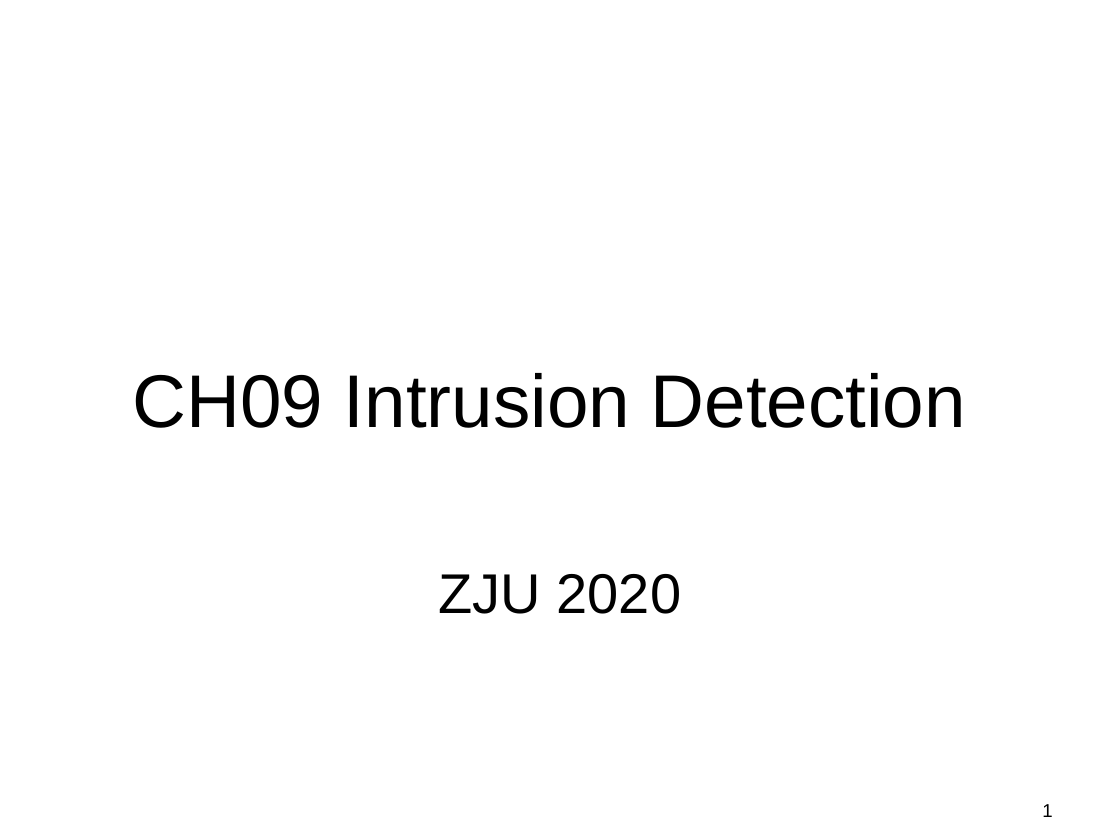
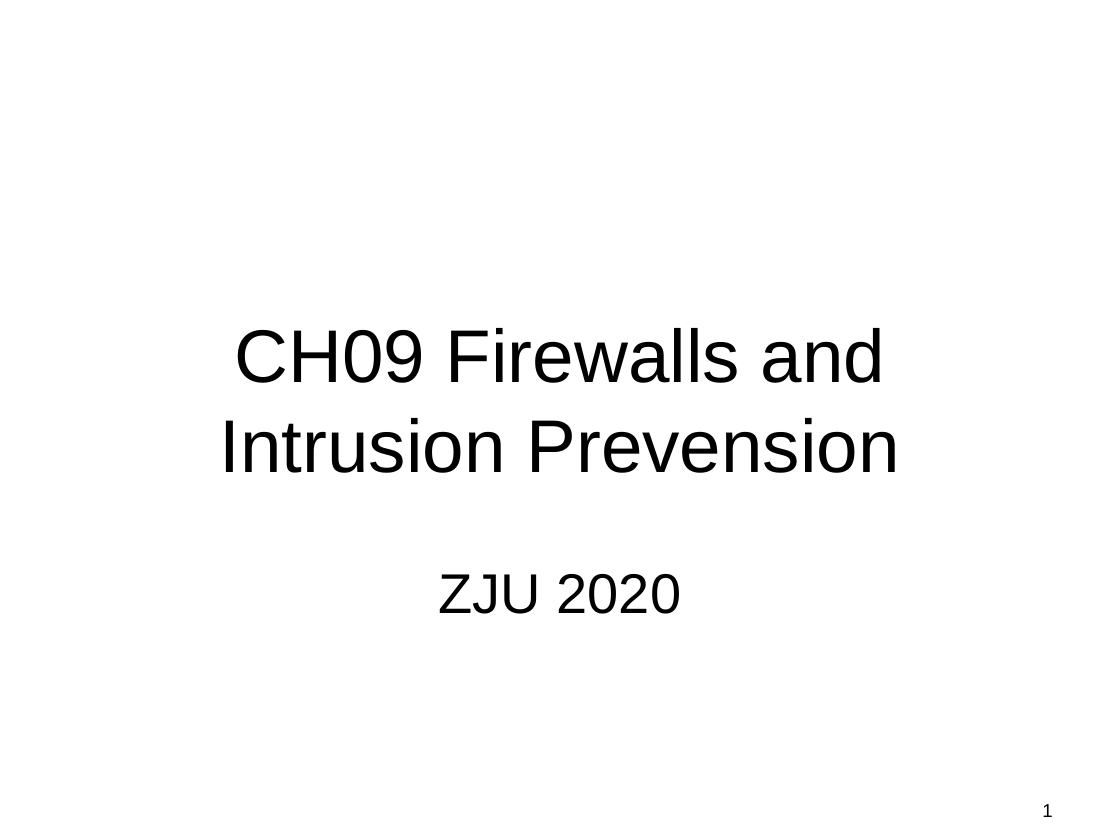
Before and after one commit to gulaoshi/gu.github.io, a slide deck: slide 1 of InfoSec/PPTs/L10-CH09-Firewalls and Intrusion Prevention.pptx. Drawn at 1120x840 pixels with LibreOffice and Linux fonts; fonts in the diff are those of the drawing. Boxes give left, top, right and bottom in pixels: in the first picture for what was removed or moved away, otherwise in the second. Text is boxed around its words. In the diff, an @@ line names an element or a change of style, - is before the commit and + after.

```diff
--- a/InfoSec/PPTs/L10-CH09-Firewalls and Intrusion Prevention.pptx
+++ b/InfoSec/PPTs/L10-CH09-Firewalls and Intrusion Prevention.pptx
@@ title at [220,328,899,473]: text changed @@
-CH09 Intrusion Detection
+CH09 Firewalls and Intrusion Prevension
```
Also in this commit, not shown: 1 other slide changed.
